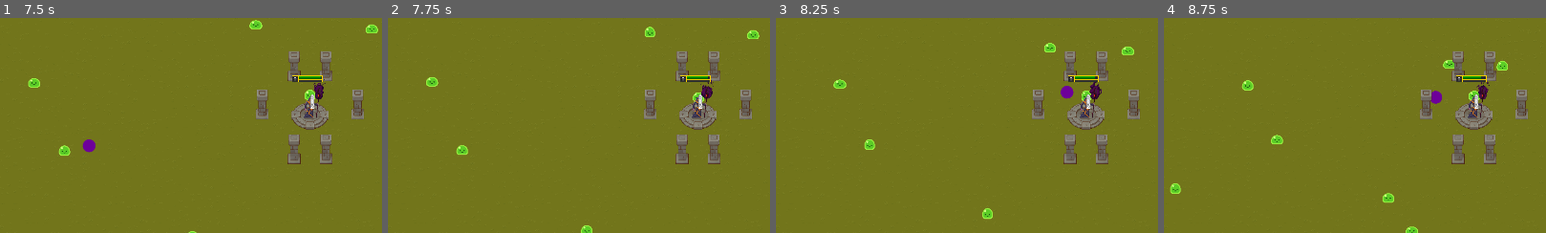
Above: before the commit, frames 1-4 (left to right).
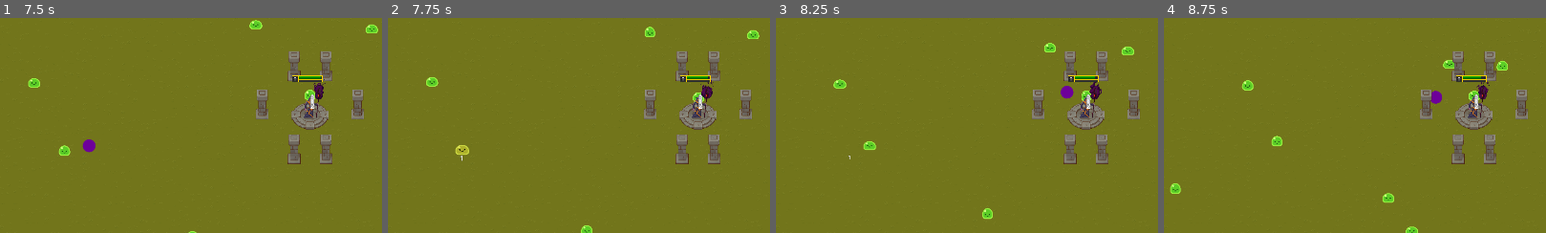
Above: after the commit, the same moments.

Repository: CadeXLegend/survivors-godot-game
Game: Godot game, scene res://survivor_game.tscn
Same seed, same stepped clock (60 frames per second), same inputs: the game is played once before the commit and once after it.
Inputs (mouse positions are % of the whole screen's width and height, from its top left):
- Up to frame 1 (7.5 s): move the mouse to (72, 45) at 0.52 s; hold Space (interact) 0.53-1.28 s; move the mouse to (30, 55) at 1.27 s; tap Space (interact) every 1.5 s from 1.35 to 7.35 s; move the mouse to (60, 28) at 2.02 s; hold Space (interact) 2.03-2.78 s; move the mouse to (45, 70) at 2.77 s; move the mouse to (80, 65) at 3.52 s; hold Space (interact) 3.53-4.28 s; move the mouse to (20, 35) at 4.27 s; move the mouse to (55, 50) at 5.02 s; hold Space (interact) 5.03-5.78 s; move the mouse to (35, 25) at 5.77 s; move the mouse to (72, 45) at 6.52 s; hold Space (interact) 6.53-7.28 s; move the mouse to (30, 55) at 7.27 s
- Up to frame 2 (7.75 s): no input
- Up to frame 3 (8.25 s): move the mouse to (60, 28) at 8.02 s; hold Space (interact) from 8.03 s (still down)
- Up to frame 4 (8.75 s): keep holding Space (interact)
The pictures show only the part of the screen within x 9-59%, y 31-81%; the shares and areas given below are measured in that part.

Frame 1 is identical in both runs. In frame 2, 0.2% of the frame differs, in the area x 17-22%, y 59-67%; in frame 3, less than 0.1%; in frame 4, 0.1%.

Commit message:
bugfix: damage was bugged with the bullets because it still had old code

Diff:
--- a/entities/npcs/SlimeMob.tscn
+++ b/entities/npcs/SlimeMob.tscn
@@ -8,6 +8,7 @@
 [ext_resource type="AudioStream" uid="uid://bn3ikulmlttec" path="res://assets/audio/zapsplat_cartoon_slime_drip_single_004_50314.mp3" id="4_km64x"]
 [ext_resource type="Script" uid="uid://wcxy7fbncimt" path="res://scripts/mechanics/damageable/damageable.gd" id="4_yyvdd"]
 [ext_resource type="Script" uid="uid://b0jdpwn1bs00j" path="res://scripts/custom_resources/quantity/quantity.gd" id="5_kw8gh"]
+[ext_resource type="Script" uid="uid://c8ex0kravevnm" path="res://scripts/mechanics/2d_damage_on_body_entered/2d_damage_on_body_entered.gd" id="7_1jlmq"]
 
 [sub_resource type="Resource" id="Resource_kw8gh"]
 script = ExtResource("5_kw8gh")
@@ -50,6 +51,9 @@
 script = ExtResource("4_yyvdd")
 target = NodePath("..")
 health = SubResource("Resource_gw1rl")
+damageableBy = {
+ExtResource("7_1jlmq"): true
+}
 metadata/_custom_type_script = "uid://wcxy7fbncimt"
 
 [node name="Slime" parent="." instance=ExtResource("2_gw1rl")]
--- a/scripts/entities/slime_mob.gd
+++ b/scripts/entities/slime_mob.gd
@@ -33,8 +33,6 @@
 	hitSFX.play()
 
 func on_health_none_left() -> void:
+	if not is_queued_for_deletion():
 		queue_free()
-		droptable.drop_at(global_position, currentScene)
-
-func enemy():
-	pass
+	droptable.drop_at(global_position, currentScene)
--- a/scripts/mechanics/2d_damage_on_body_entered/2d_damage_on_body_entered.gd
+++ b/scripts/mechanics/2d_damage_on_body_entered/2d_damage_on_body_entered.gd
@@ -1,12 +1,22 @@
-extends Area2D
+class_name DamageOnBodyEntered2D
+extends Node
 
+@export var area2d: Area2D
 @export var damager: Damager
 
-func _on_body_entered(node: Node2D) -> void:
-	var damageable = damager.try_get_damageable(node)
-	if damageable == null: return
-	_execute_damage_step(damageable, node)
+func _physics_process(delta: float) -> void:
+	var nodes = area2d.get_overlapping_bodies()
+	if nodes.size() <= 0: return
 
-func _execute_damage_step(damageable: Damageable, node: Node2D) -> void:
-	damager.deal_damage(damager.damage.current, damageable.health, node)
-	queue_free()
+	var damageables = damager.try_get_damageables(nodes)
+	print(damageables)
+	if damageables.size() <= 0: return
+	print(damageables)
+	_execute_damage_step(damageables)
+
+
+func _execute_damage_step(damageables: Array[Damageable]) -> void:
+	for damageable in damageables:
+		damager.deal_damage(damager.damage.current, damageable.health, damageable.target)
+	if not is_queued_for_deletion():
+		queue_free()
--- a/scripts/mechanics/damageable/damageable.gd
+++ b/scripts/mechanics/damageable/damageable.gd
@@ -28,11 +28,23 @@
 		if _is_damager(child):
 			return child
 	return null
-	#var index = node.get_children().find(func(child: Node): return _is_damager(child))
-	#return node.get_child(index).get_script() as Damager if index > -1 else null
 
 func _is_damager(node: Node) -> bool:
 	return node is Damager
 
 func _is_damageable_by(node: Node) -> bool:
+
+
+
+
+
+
+
+
+
+
+
+
+
+
 	return damageableBy.has(node.get_script())
--- a/scripts/mechanics/damager/damager.gd
+++ b/scripts/mechanics/damager/damager.gd
@@ -17,20 +17,19 @@
 			target)
 	post_damage_step.emit()
 
+func try_get_damageables(nodes: Array[Node2D]) -> Array[Damageable]:
+	var damageables: Array[Damageable] = []
+	damageables.assign((nodes
+	.map(func(node: Node): return try_get_damageable(node))
+	.filter(func(damageable: Damageable): return damageable != null)))
+	return damageables
+
 func try_get_damageable(node: Node) -> Damageable:
-	if not _is_damageable(node): return null
-	return _find_damageable(node)
-
-func _find_damageable(node: Node) -> Damageable:
-	print("searching...")
-	if _is_damageable(node): return node.get_script() as Damageable
+	if _is_damageable(node): return node as Damageable
 	for child in node.get_children():
 		if _is_damageable(child):
-			print("yeah we found it")
-			return child.get_script() as Damageable
+			return child as Damageable
 	return null
-	#var index = node.get_children().find(func(child: Node): return _is_damageable(child))
-	#return node.get_child(index).get_script() as Damageable if index > -1 else null
 
 func _is_damageable(node: Node) -> bool:
-	return node.get_script() is Damageable
+	return node is Damageable
--- a/scripts/mechanics/old_unused/Bullet.tscn
+++ b/scripts/mechanics/old_unused/Bullet.tscn
@@ -27,12 +27,10 @@
 [sub_resource type="CircleShape2D" id="CircleShape2D_x3e43"]
 radius = 16.0
 
-[node name="Bullet" type="Area2D" node_paths=PackedStringArray("damager")]
+[node name="Bullet" type="Area2D"]
 top_level = true
 collision_layer = 0
 collision_mask = 2
-script = ExtResource("1_jjbir")
-damager = NodePath("Damager")
 
 [node name="LinearForwardMovement2D" type="Node" parent="." node_paths=PackedStringArray("terminateAtDistance", "damager", "area2d")]
 script = ExtResource("2_veh6r")
@@ -42,6 +40,12 @@
 damager = NodePath("../Damager")
 area2d = NodePath("..")
 metadata/_custom_type_script = "uid://crgwc18d6s8eq"
+
+[node name="DamageOnBodyEntered2D" type="Node" parent="." node_paths=PackedStringArray("area2d", "damager")]
+script = ExtResource("1_jjbir")
+area2d = NodePath("..")
+damager = NodePath("../Damager")
+metadata/_custom_type_script = "uid://c8ex0kravevnm"
 
 [node name="Damager" type="Node" parent="."]
 script = ExtResource("4_ivyjj")
@@ -60,5 +64,3 @@
 
 [node name="CollisionShape2D" type="CollisionShape2D" parent="."]
 shape = SubResource("CircleShape2D_x3e43")
-
-[connection signal="body_entered" from="." to="." method="_on_body_entered"]
--- a/scripts/mechanics/terminate_at_distance.gd
+++ b/scripts/mechanics/terminate_at_distance.gd
@@ -5,5 +5,6 @@
 @export var distance: Quantity
 
 func _ready() -> void:
+	distance = distance.duplicate_deep(Resource.DEEP_DUPLICATE_ALL)
 	distance.full.connect(func(): if not target.is_queued_for_deletion(): target.queue_free())
 	distance.full.connect(func(): distance.set_to(0))
Not shown: 1 places in entities/npcs/SlimeMob.tscn that only renumber resources
